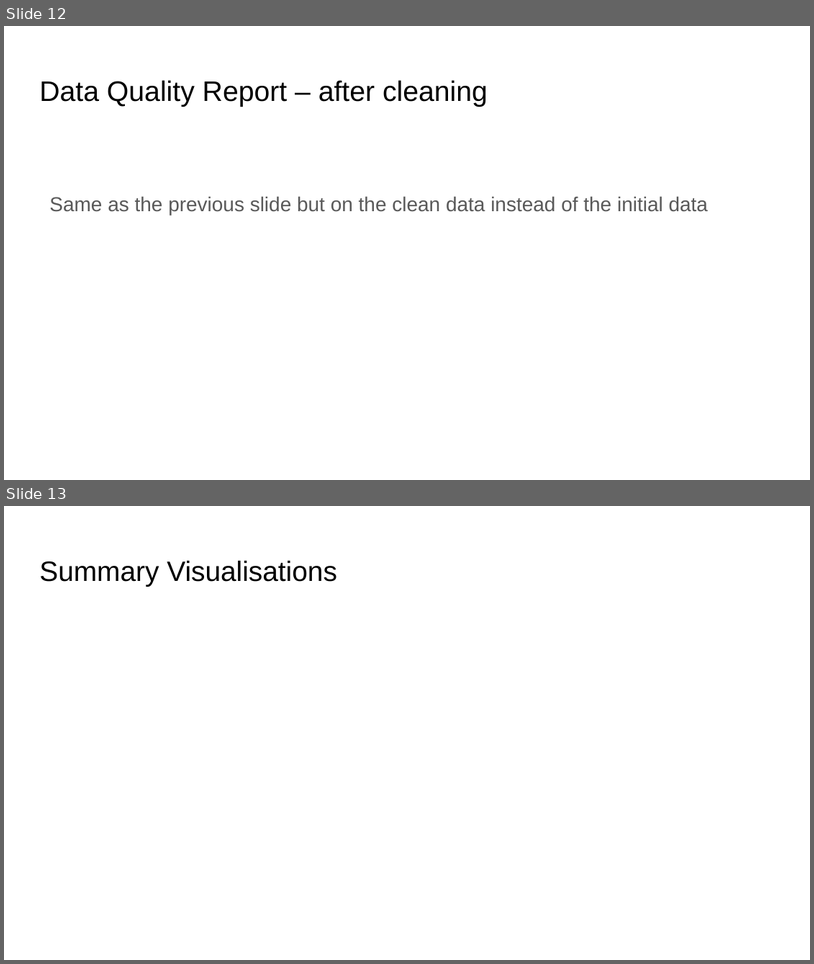
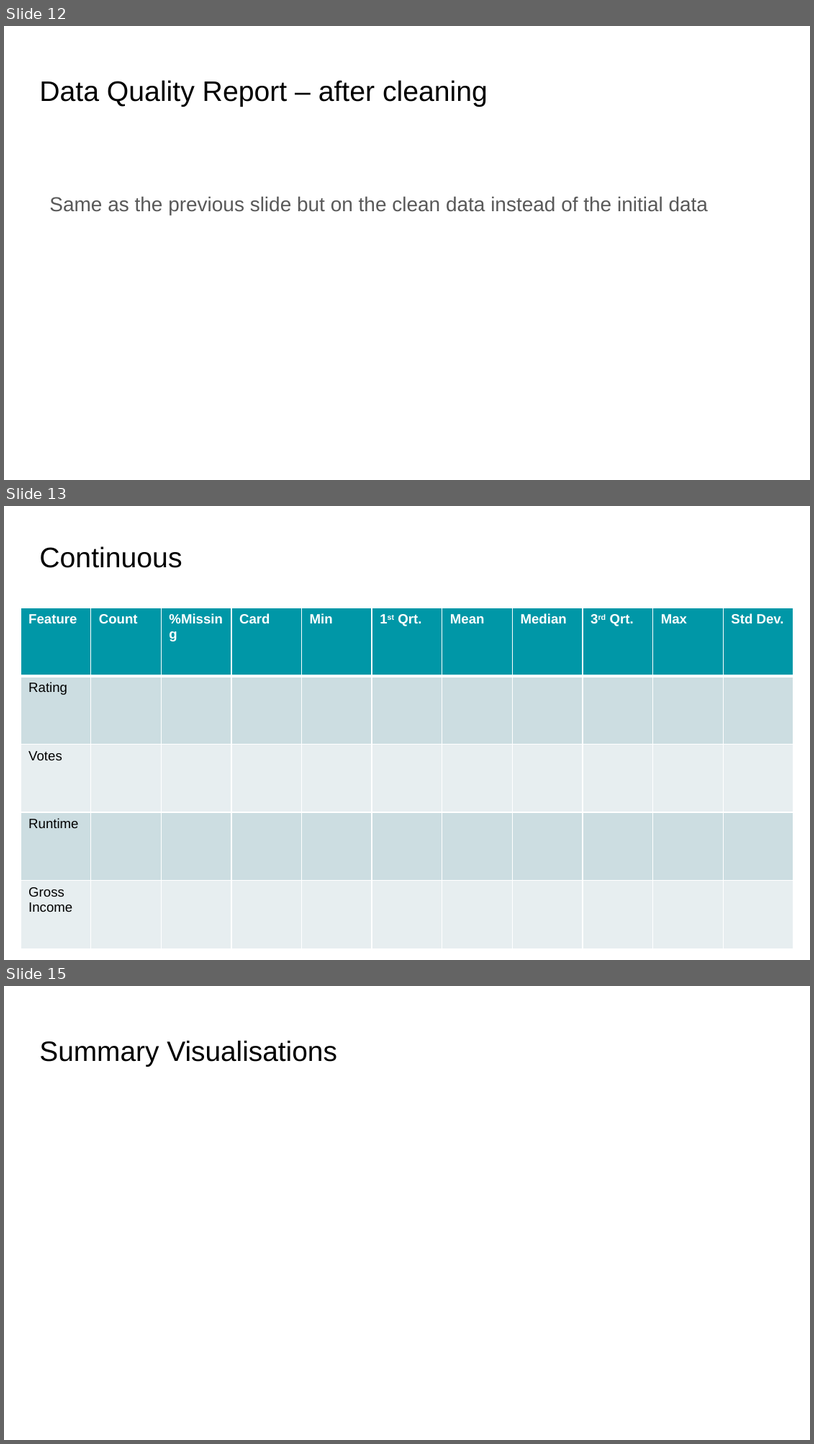
Before and after one commit to amelka800/Data-CA, a slide deck: Data Exploration CA Template 2026.pptx. Shown one above the other, each under a label of ours: slides 12 and 13 before the commit, slides 12, 13 and 15 after it; the slides between them are not shown. The pictures are 814x964 and 814x1444 pixels, drawn with LibreOffice and Linux fonts; fonts in the diff are those of the drawing. Boxes give left, top, right and bottom in pixels: in the first picture for what was removed or moved away, otherwise in the second. Text is boxed around its words. In the diff, an @@ line names an element or a change of style, - is before the commit and + after.

```diff
--- a/Data Exploration CA Template 2026.pptx
+++ b/Data Exploration CA Template 2026.pptx
@@ slide 13 added at (x1=4, y1=506, x2=810, y2=960), background #FFFFFF @@
@@ title added at (x1=39, y1=546, x2=182, y2=568), 25.2 pt, text #000000 @@
+Continuous
@@ table added at (x1=21, y1=608, x2=792, y2=949), 5 rows, 11 columns @@
+Feature | Count | %Missing | Card | Min | 1st Qrt. | Mean | Median | 3rd Qrt. | Max | Std Dev.
+Rating |  |  |  |  |  |  |  |  |  | 
+Votes |  |  |  |  |  |  |  |  |  | 
+Runtime |  |  |  |  |  |  |  |  |  | 
+Gross Income |  |  |  |  |  |  |  |  |  | 
@@ what was slide 13 is now slide 15 @@
```
Also in this commit, not shown: 1 slide changed, 1 other slide added, 1 other file.
